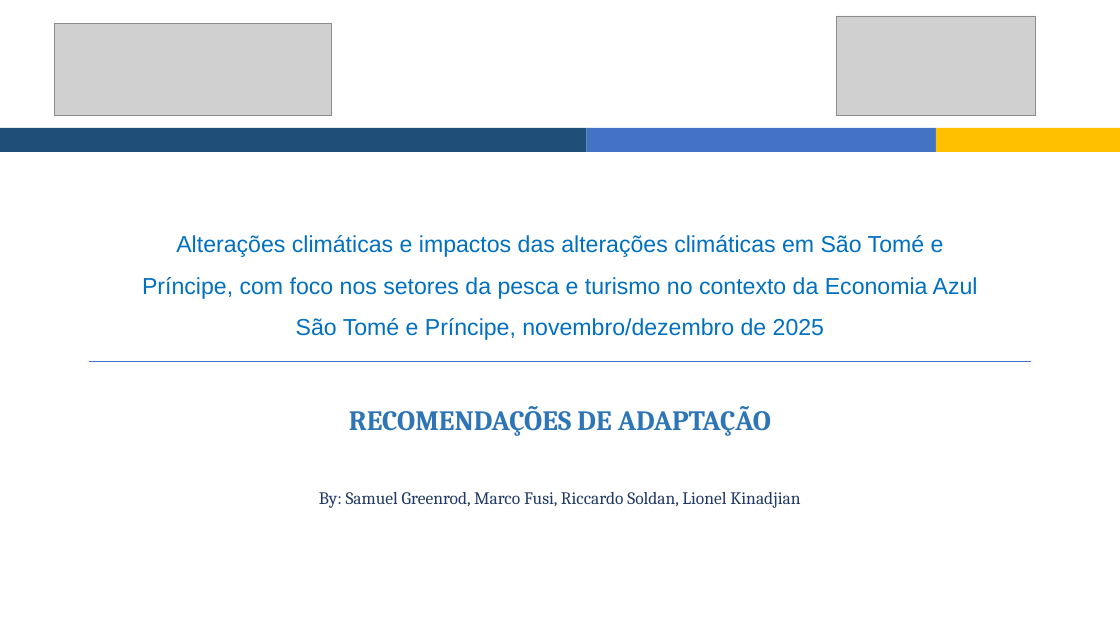
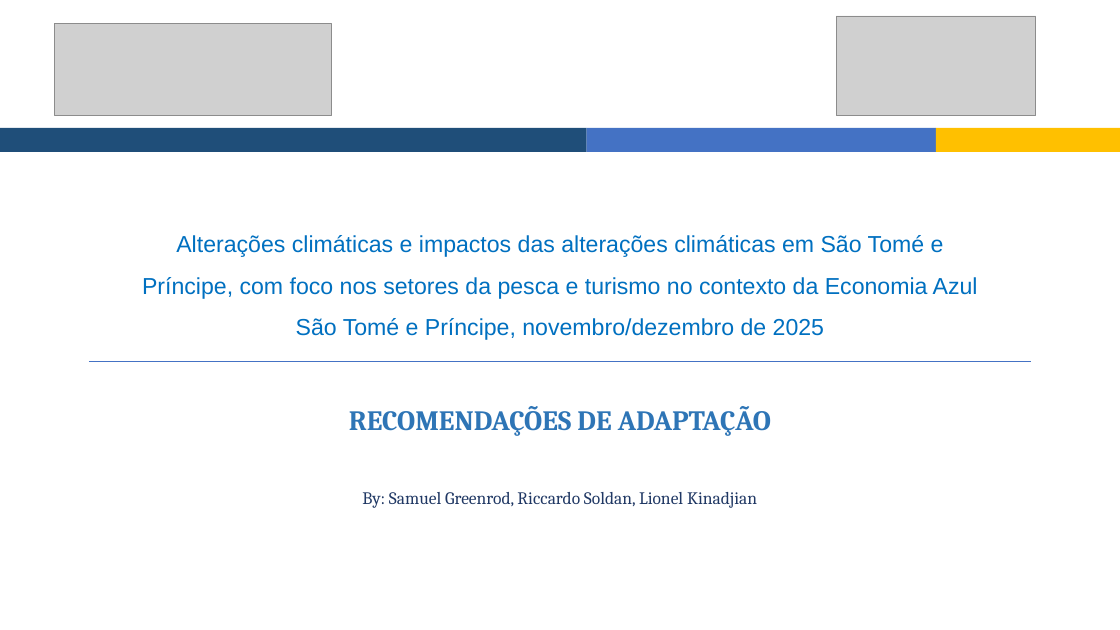
Before and after one commit to Risk-Team/trainings, a slide deck: slide 1 of STP/presentations/Session_2/Adaptation_recommendations_port.pptx. Drawn at 1120x630 pixels with LibreOffice and Linux fonts; fonts in the diff are those of the drawing; grey boxes stand for pictures. Boxes give left, top, right and bottom in pixels: in the first picture for what was removed or moved away, otherwise in the second. Text is boxed around its words. In the diff, an @@ line names an element or a change of style, - is before the commit and + after.

```diff
--- a/STP/presentations/Session_2/Adaptation_recommendations_port.pptx
+++ b/STP/presentations/Session_2/Adaptation_recommendations_port.pptx
@@ subtitle at [362, 492, 757, 508]: text changed @@
-By: Samuel Greenrod, Marco Fusi, Riccardo Soldan, Lionel Kinadjian
+By: Samuel Greenrod, Riccardo Soldan, Lionel Kinadjian
```
Also in this commit, not shown: 7 other slides changed, 3 slides added, 2 slides removed, 3 other files.
